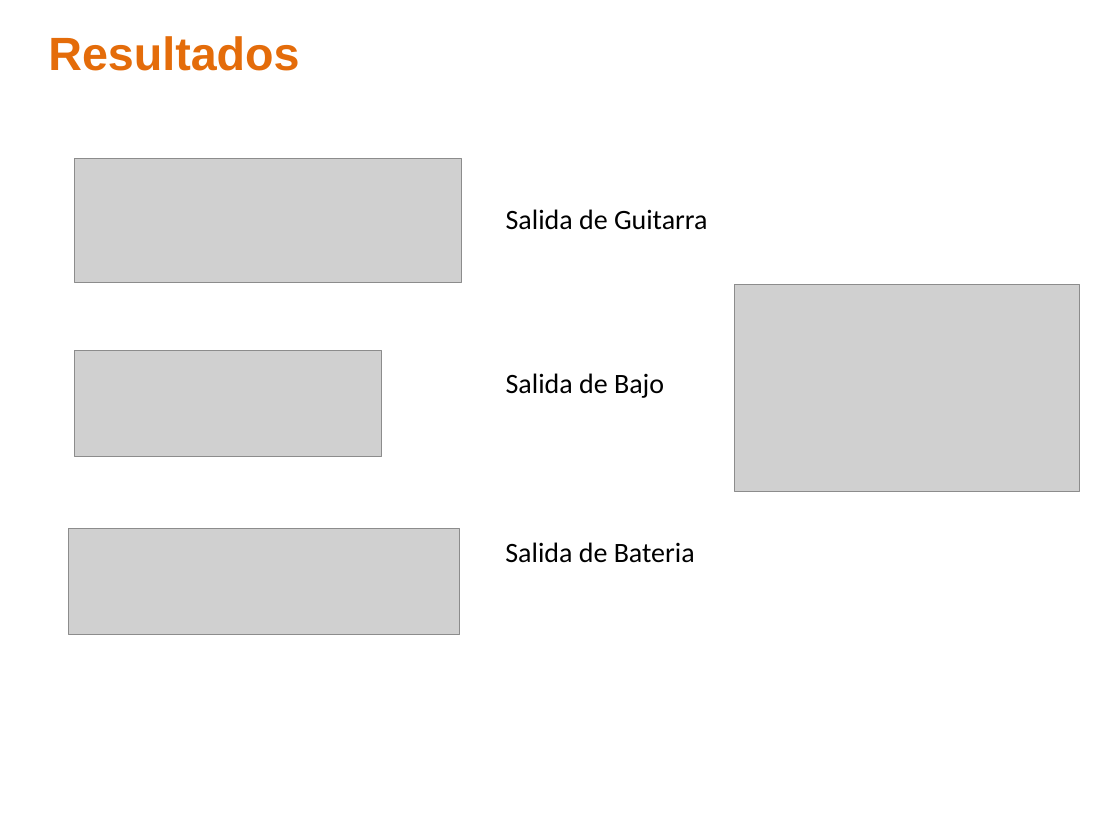
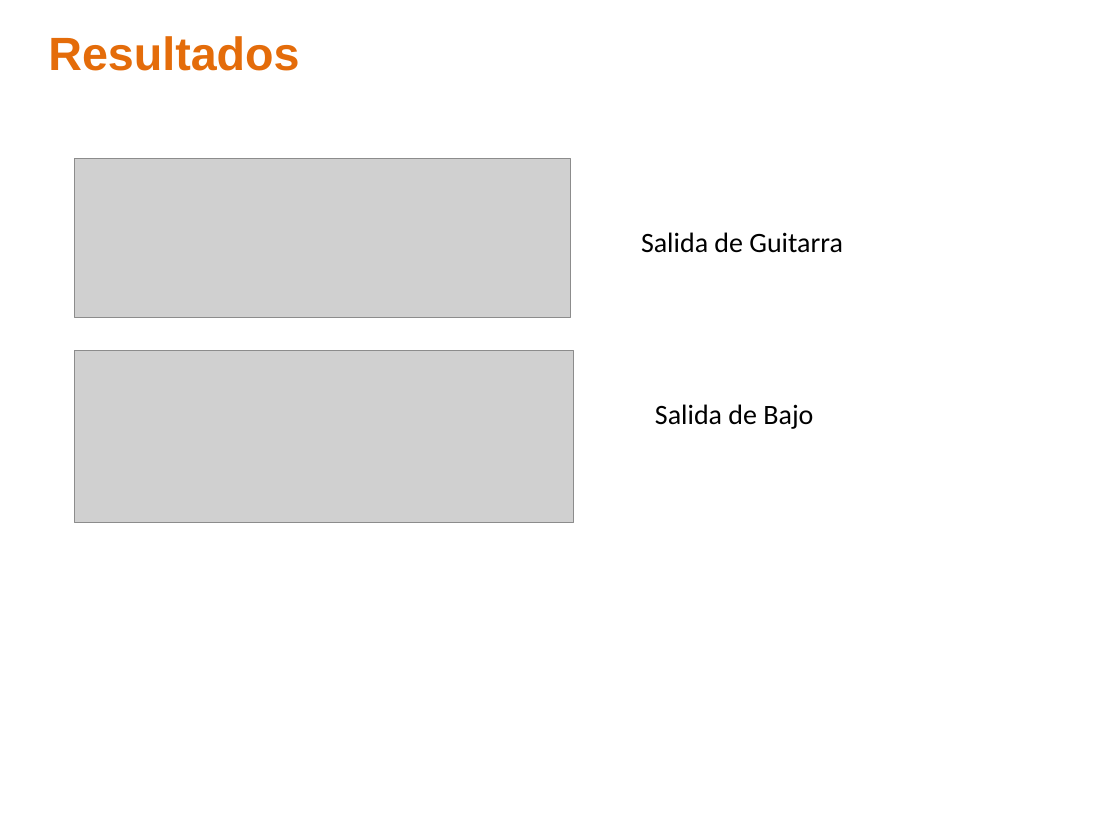
Before and after one commit to ealn/Tesis, a slide deck: slide 20 of Presentacion.pptx (slide 15 before the commit). Drawn at 1120x840 pixels with LibreOffice and Linux fonts; fonts in the diff are those of the drawing; grey boxes stand for pictures; background and template pictures are left out. Boxes give left, top, right and bottom in pixels: in the first picture for what was removed or moved away, otherwise in the second. Text is boxed around its words. In the diff, an @@ line names an element or a change of style, - is before the commit and + after.

```diff
--- a/Presentacion.pptx
+++ b/Presentacion.pptx
@@ picture: place and size @@
-picture at (75,159,463,283)
+picture at (75,159,571,318)
@@ text "Salida de Guitarra": place and size @@
-text "Salida de Guitarra" at (506,209,708,230)
+text "Salida de Guitarra" at (641,232,843,253)
@@ picture removed at (735,284,1080,492) @@
@@ picture: place and size @@
-picture at (75,351,382,457)
+picture at (75,351,573,523)
@@ text "Salida de Bajo": place and size @@
-text "Salida de Bajo" at (506,373,664,398)
+text "Salida de Bajo" at (655,404,813,429)
@@ picture removed at (68,529,459,635) @@
@@ text removed at (505,542,695,563) @@
-Salida de Bateria
```
Also in this commit, not shown: 8 other slides changed, 9 slides added, 4 slides removed, 6 other files.
